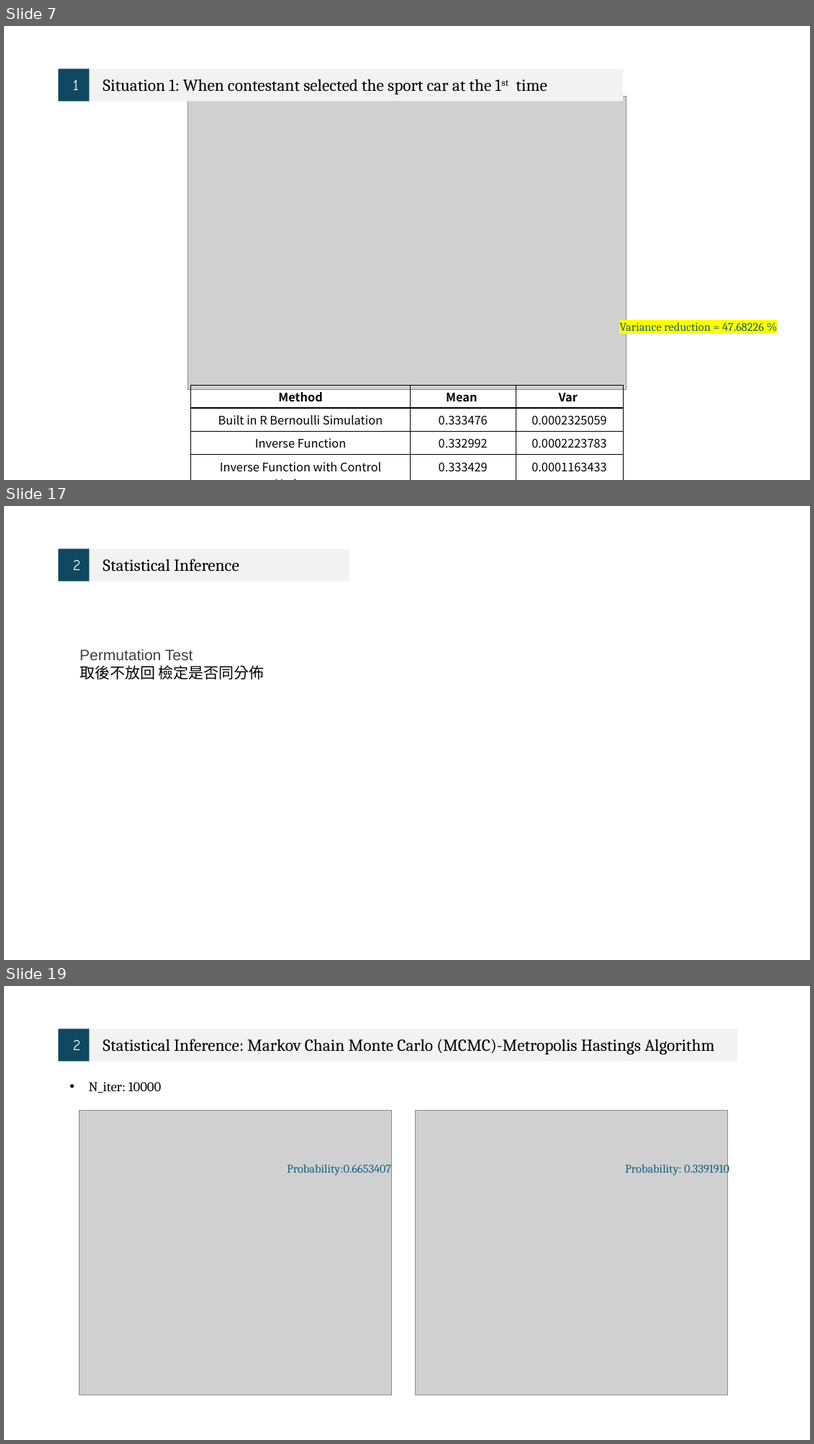
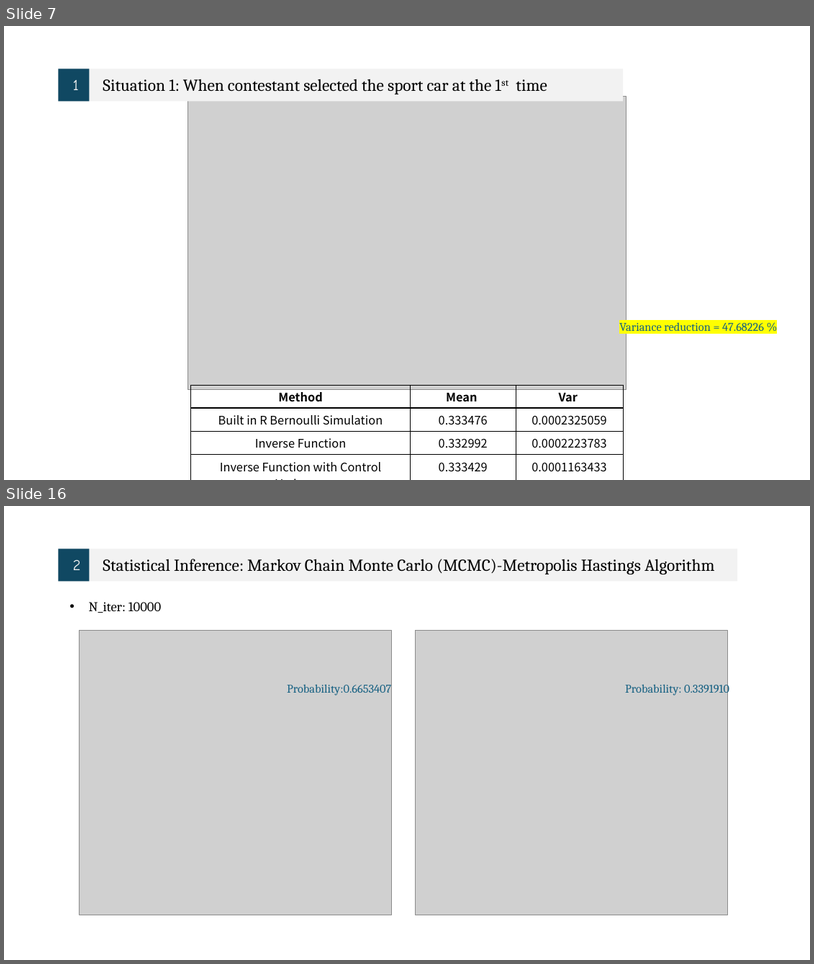
Before and after one commit to Sheena0210/monty-hall-simulation, a slide deck: 統計計算.pptx. Shown one above the other, each under a label of ours: slides 7, 17 and 19 before the commit, slides 7 and 16 after it; the slides between them are not shown. The pictures are 814x1444 and 814x964 pixels, drawn with LibreOffice and Linux fonts; fonts in the diff are those of the drawing; grey boxes stand for pictures. Boxes give left, top, right and bottom in pixels: in the first picture for what was removed or moved away, otherwise in the second. Text is boxed around its words. In the diff, an @@ line names an element or a change of style, - is before the commit and + after.

```diff
--- a/統計計算.pptx
+++ b/統計計算.pptx
@@ slide 17 removed at (x1=4, y1=506, x2=810, y2=960), background #FFFFFF @@
@@ group removed at (x1=59, y1=549, x2=350, y2=581): 2 rectangles, 2 texts @@
-2
-Statistical Inference
@@ text removed at (x1=80, y1=649, x2=265, y2=680) @@
-Permutation Test
-取後不放回 檢定是否同分佈
@@ what was slide 19 is now slide 16 @@
```
Also in this commit, not shown: 6 slides changed, 3 slides added, 5 other slides removed.
